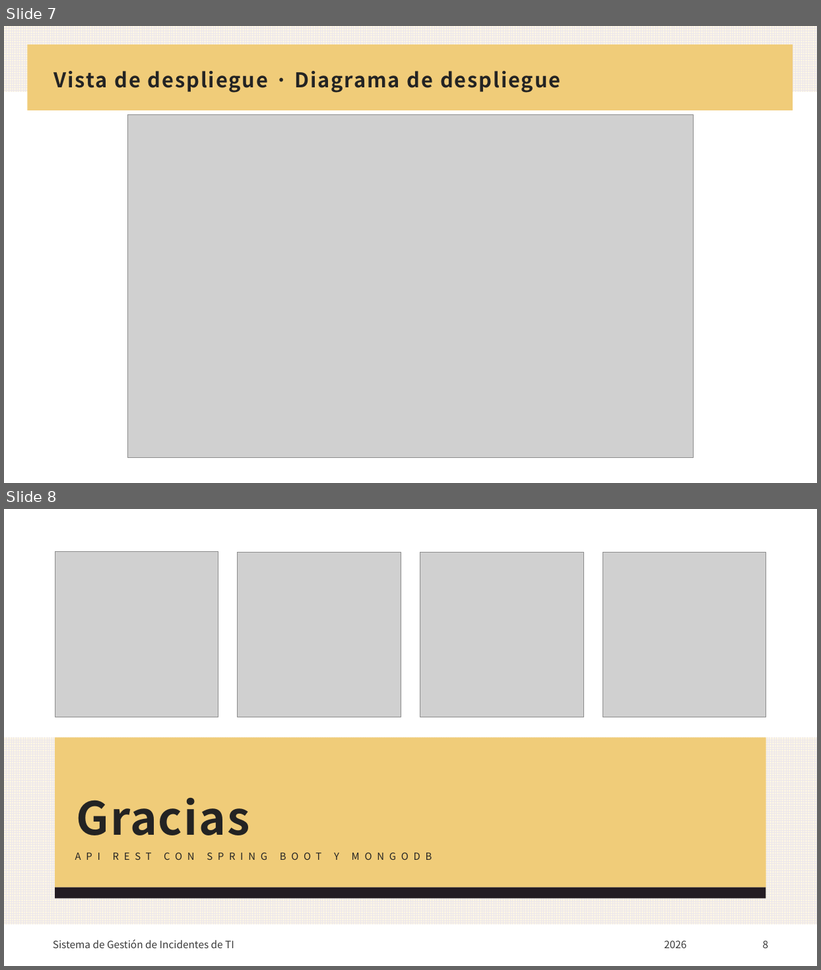
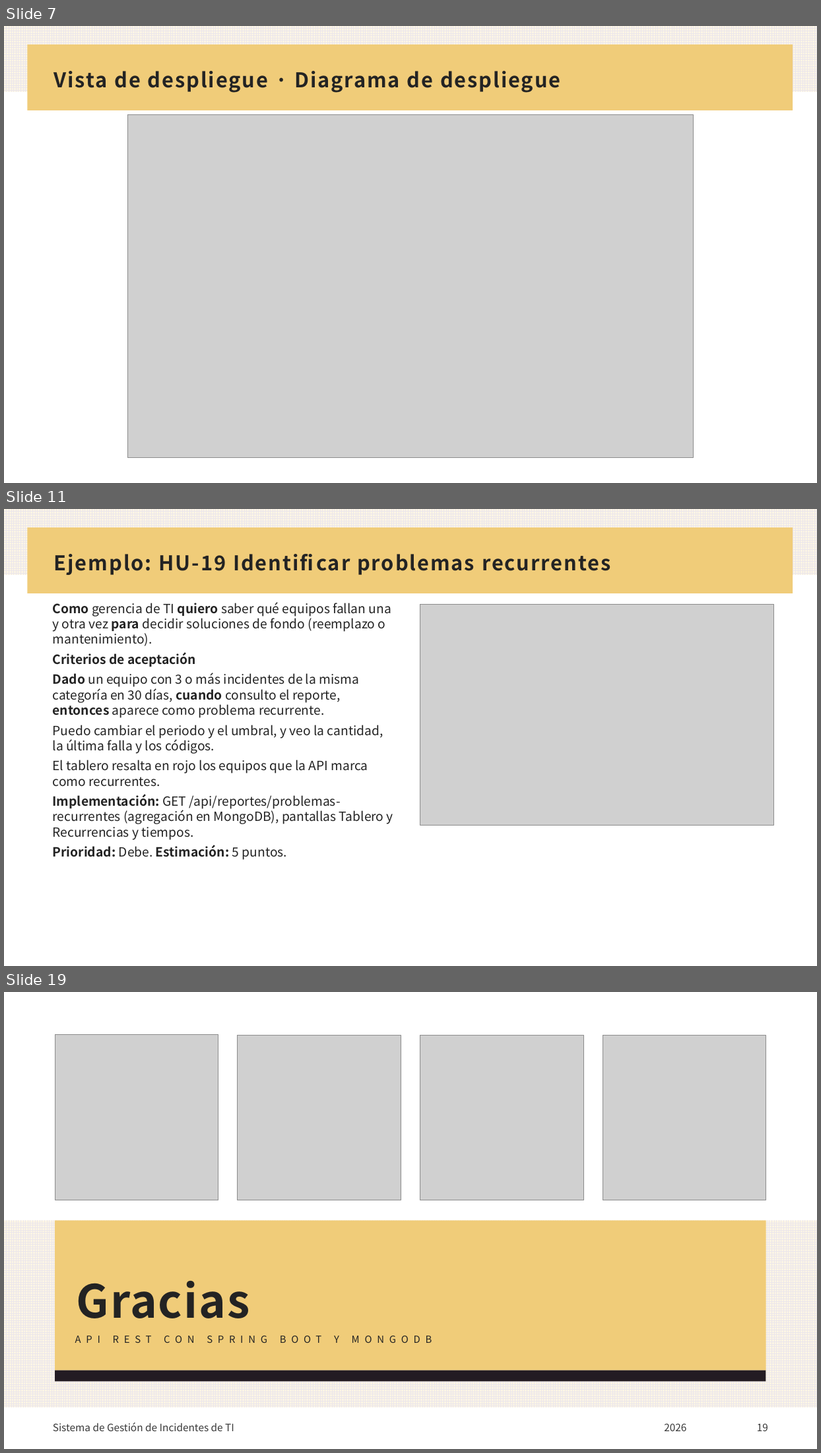
Before and after one commit to Hurtado43/Backend-Gestion-de-incidentes, a slide deck: docs/Presentacion - Sistema de Gestion de Incidentes de TI.pptx. Shown one above the other, each under a label of ours: slides 7 and 8 before the commit, slides 7, 11 and 19 after it; the slides between them are not shown. The pictures are 821x970 and 821x1453 pixels, drawn with LibreOffice and Linux fonts; fonts in the diff are those of the drawing; grey boxes stand for pictures. Boxes give left, top, right and bottom in pixels: in the first picture for what was removed or moved away, otherwise in the second. Text is boxed around its words. In the diff, an @@ line names an element or a change of style, - is before the commit and + after.

Commit message:
Presentación con historias de usuario y capturas de la sala de control
Agrega el resumen por épica, las 25 historias, un ejemplo con criterios de
aceptación (HU-19) y una diapositiva por pantalla con las historias que cubre.

```diff
--- a/docs/Presentacion - Sistema de Gestion de Incidentes de TI.pptx
+++ b/docs/Presentacion - Sistema de Gestion de Incidentes de TI.pptx
@@ slide 11 added at <box>4,509,817,966</box>, background #FFFFFF; not listed: 2 template elements that a slide beside it also shows @@
@@ title added at <box>54,554,611,575</box>, 24 pt, text #232323, bold @@
+Ejemplo: HU-19 Identificar problemas recurrentes
@@ text added at <box>53,602,393,860</box>, 15 pt, text #232323 @@
+Como gerencia de TI quiero saber qué equipos fallan una y otra vez para decidir soluciones de fondo (reemplazo o mantenimiento).
+Criterios de aceptación
+Dado un equipo con 3 o más incidentes de la misma categoría en 30 días, cuando consulto el reporte, entonces aparece como problema recurrente.
+Puedo cambiar el periodo y el umbral, y veo la cantidad, la última falla y los códigos.
+El tablero resalta en rojo los equipos que la API marca como recurrentes.
+Implementación: GET /api/reportes/problemas-recurrentes (agregación en MongoDB), pantallas Tablero y Recurrencias y tiempos.
+Prioridad: Debe. Estimación: 5 puntos.
@@ picture added at <box>420,604,774,825</box> @@
@@ what was slide 8 is now slide 19 @@
@@ page number at <box>757,1424,768,1432</box>: text changed @@
-8
+19
```
Also in this commit, not shown: 10 other slides added.
